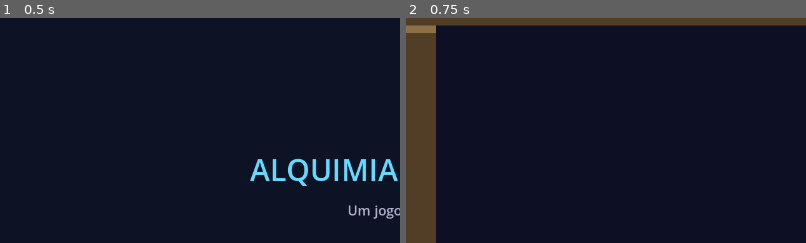
Above: before the commit, frames 1-2 (left to right).
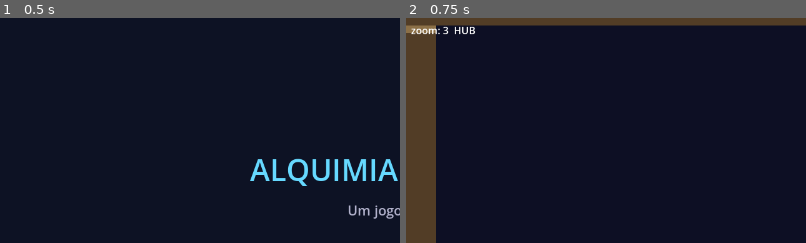
Above: after the commit, the same moments.

Repository: Mateushartelt/Alquimia-Elemental---Pac
Game: Godot game, scene res://scenes/menus/main_menu.tscn
Same seed, same stepped clock (60 frames per second), same inputs: the game is played once before the commit and once after it.
Inputs:
- Up to frame 1 (0.5 s): no input
- Up to frame 2 (0.75 s): click "Jogar" at 0.5 s
The pictures show only the part of the screen within x 0-50%, y 0-50%; the shares and areas given below are measured in that part.

Frame 1 is identical in both runs. In frame 2, 0.2% of the frame differs, in the area x 1-18%, y 4-8%.

Commit message:
Fix: Camera

Diff:
--- a/scenes/levels/level_01.gd
+++ b/scenes/levels/level_01.gd
@@ -29,6 +29,8 @@
 var _portal_hint_done    := false
 var _in_tunnel           := false
 var _zoom_tween          : Tween = null
+var _cam_look_x          := 0.0
+var _portal_exploded     := false
 
 # Tutorial state
 var _seen_elements          : Array[String] = []
@@ -38,12 +40,14 @@
 var _tutorial_h2o_triggered := false
 
 func _ready() -> void:
-	_cam.limit_left   = 0
-	_cam.limit_right  = 1600
-	_cam.limit_top    = 80
-	_cam.limit_bottom = 400
-	_cam.zoom         = Vector2(3, 3)  # zoom inicial do hub (espaço aberto)
-	_cam.limit_left   = 800            # bloqueia esquerda no step wall
+	_make_debug_label()
+	_cam.limit_left                 = 800
+	_cam.limit_right                = 1600
+	_cam.limit_top                  = 80
+	_cam.limit_bottom               = 400
+	_cam.zoom                       = Vector2(3, 3)
+	_cam.drag_horizontal_enabled    = false   # POV fixo: sem drag acumulado
+	_cam.position_smoothing_enabled = false   # POV fixo: sem lag de smoothing
 	if "H2O" in GameState.discovered_compounds:
 		_came_from_tutorial = true
 		_cinematic_done     = true
@@ -62,7 +66,18 @@
 	for enemy in get_tree().get_nodes_in_group("enemies"):
 		enemy.connect("died", _on_enemy_died)
 
-func _process(_delta: float) -> void:
+var _debug_zoom : Label
+
+func _make_debug_label() -> void:
+	var layer := CanvasLayer.new()
+	add_child(layer)
+	_debug_zoom = Label.new()
+	_debug_zoom.position = Vector2(8, 8)
+	_debug_zoom.add_theme_font_size_override("font_size", 16)
+	layer.add_child(_debug_zoom)
+
+func _process(delta: float) -> void:
+	_debug_zoom.text = "zoom: %.0f  %s" % [_cam.zoom.x, "TUNEL" if _in_tunnel else "HUB"]
 	if get_tree().paused:
 		return
 	if not _respawning and player.global_position.y > KILL_PLANE_Y:
@@ -75,36 +90,44 @@
 		_portal_hint_done = true
 		_dialog.show_dialog(ELARA,
 			"Um portal de emergência! Entre por ele — lá você poderá criar H₂O para apagar o fogo!")
-	# Zoom túnel ↔ hub (sempre ativo; limit_left só muda antes do fogo ser extinto)
+	# Zoom + limites por sala (sempre ativo)
 	if player.global_position.x > 820.0 and _in_tunnel:
 		_in_tunnel = false
-		if not _fire_cleared:
-			_cam.limit_left = 800
+		_cam.limit_left   = 800   # hub: travado no step wall
+		_cam.limit_top    = 80
+		_cam.limit_bottom = 400
 		_set_zoom(Vector2(3, 3), 0.5)
 	elif player.global_position.x <= 780.0 and not _in_tunnel:
 		_in_tunnel = true
-		if not _fire_cleared:
-			_cam.limit_left = 250
-		_set_zoom(Vector2(8, 8), 0.5)
-
-func _make_cine_cam(start_pos: Vector2, zoom: Vector2) -> Camera2D:
-	var cc        := Camera2D.new()
-	cc.position    = start_pos
-	cc.zoom        = zoom
-	cc.limit_left  = _cam.limit_left
-	cc.limit_right = _cam.limit_right
-	cc.limit_top   = _cam.limit_top
-	cc.limit_bottom = _cam.limit_bottom
-	add_child(cc)
-	_cam.enabled = false
-	return cc
-
-func _end_cine_cam(cc: Camera2D) -> void:
-	cc.enabled    = false
-	_cam.offset   = Vector2(0, -20)
-	_cam.enabled  = true
-	_cam.reset_smoothing()
-	cc.queue_free()
+		_cam.limit_left   = 0 if _portal_exploded else 226  # para no portal até ele explodir
+		_cam.limit_top    = -500
+		_cam.limit_bottom = 680
+		_set_zoom(Vector2(4, 4), 0.5)
+	# Lookahead horizontal no túnel
+	var target_look_x := 0.0
+	if _in_tunnel:
+		if player.velocity.x < -5.0 and _portal_exploded:
+			target_look_x = -80.0  # esquerda só após portal explodir
+		elif player.velocity.x > 5.0:
+			target_look_x = 80.0
+	_cam_look_x = lerp(_cam_look_x, target_look_x, delta * 3.0)
+	_cam.offset = Vector2(_cam_look_x, -20)
+
+func _cine_begin() -> void:
+	if _zoom_tween:
+		_zoom_tween.kill()
+		_zoom_tween = null
+
+func _cine_end() -> void:
+	if _zoom_tween:
+		_zoom_tween.kill()
+		_zoom_tween = null
+	_cam_look_x       = 0.0
+	_cam.zoom         = Vector2(4, 4) if _in_tunnel else Vector2(3, 3)
+	_cam.limit_left   = (0 if _portal_exploded else 226) if _in_tunnel else 800
+	_cam.limit_top    = -500 if _in_tunnel else 80
+	_cam.limit_bottom = 680  if _in_tunnel else 400
+	_cam.offset       = Vector2(0, -20)
 
 func _set_zoom(target: Vector2, duration: float) -> void:
 	if _zoom_tween:
@@ -138,8 +161,8 @@
 	])
 
 func _run_opening_cinematic() -> void:
-	var start_pos := Vector2(player.global_position.x, player.global_position.y - 20)
-	var cine_cam  := _make_cine_cam(start_pos, _cam.zoom)
+	_cine_begin()
+	var offset_to_fire := 1400.0 - player.global_position.x
 
 	player.process_mode = Node.PROCESS_MODE_PAUSABLE
 	process_mode        = Node.PROCESS_MODE_ALWAYS
@@ -147,15 +170,15 @@
 
 	var tw := create_tween()
 	tw.set_ease(Tween.EASE_IN_OUT).set_trans(Tween.TRANS_SINE)
-	tw.tween_property(cine_cam, "position", Vector2(1400.0, start_pos.y), 2.0)
+	tw.tween_property(_cam, "offset", Vector2(offset_to_fire, -20), 2.0)
 	tw.tween_interval(1.5)
-	tw.tween_property(cine_cam, "position", start_pos, 2.0)
+	tw.tween_property(_cam, "offset", Vector2(0, -20), 2.0)
 	await tw.finished
 
 	get_tree().paused   = false
 	process_mode        = Node.PROCESS_MODE_INHERIT
 	player.process_mode = Node.PROCESS_MODE_INHERIT
-	_end_cine_cam(cine_cam)
+	_cine_end()
 	_hints.show_hint("WASD / ← →   Mover        ESPAÇO   Pular")
 
 func _on_any_dialog_closed() -> void:
@@ -253,30 +276,26 @@
 	_run_portal_explosion()
 
 func _run_portal_explosion() -> void:
-	# Expande limites da câmera para o mapa completo
-	_cam.limit_left   = 0
-	_cam.limit_right  = 3200
-	_cam.limit_top    = -500
-	_cam.limit_bottom = 680
-
-	var start_pos := Vector2(player.global_position.x, player.global_position.y - 20)
-	var cine_cam  := _make_cine_cam(start_pos, Vector2(3, 3))
+	_portal_exploded = true
+	_cam.limit_left  = 0
+	_cam.limit_right = 3200
+	_cam.zoom        = Vector2(3, 3)
+
+	_cine_begin()
+	var offset_to_portal := 250.0 - player.global_position.x
 
 	player.process_mode = Node.PROCESS_MODE_PAUSABLE
 	process_mode        = Node.PROCESS_MODE_ALWAYS
 	get_tree().paused   = true
 
-	# Pan câmera esquerda até o portal (x=250)
 	var tw := create_tween()
 	tw.set_ease(Tween.EASE_IN_OUT).set_trans(Tween.TRANS_SINE)
-	tw.tween_property(cine_cam, "position", Vector2(250.0, start_pos.y), 1.5)
+	tw.tween_property(_cam, "offset", Vector2(offset_to_portal, -20), 1.5)
 	await tw.finished
 
-	# Remove portal
 	if is_instance_valid(_door_in):
 		_door_in.queue_free()
 
-	# Flash de explosão
 	var flash := ColorRect.new()
 	flash.z_index  = 10
 	flash.position = Vector2(226, 288)
@@ -292,16 +311,15 @@
 	await flash_tw.finished
 	flash.queue_free()
 
-	# Pan volta ao player
 	var tw2 := create_tween()
 	tw2.set_ease(Tween.EASE_IN_OUT).set_trans(Tween.TRANS_SINE)
-	tw2.tween_property(cine_cam, "position", start_pos, 1.0)
+	tw2.tween_property(_cam, "offset", Vector2(0, -20), 1.0)
 	await tw2.finished
 
 	get_tree().paused   = false
 	process_mode        = Node.PROCESS_MODE_INHERIT
 	player.process_mode = Node.PROCESS_MODE_INHERIT
-	_end_cine_cam(cine_cam)
+	_cine_end()
 
 func _on_shaft_b_fog_entered(body: Node2D) -> void:
 	if _shaft_b_fog_cleared or not body.is_in_group("player"):
